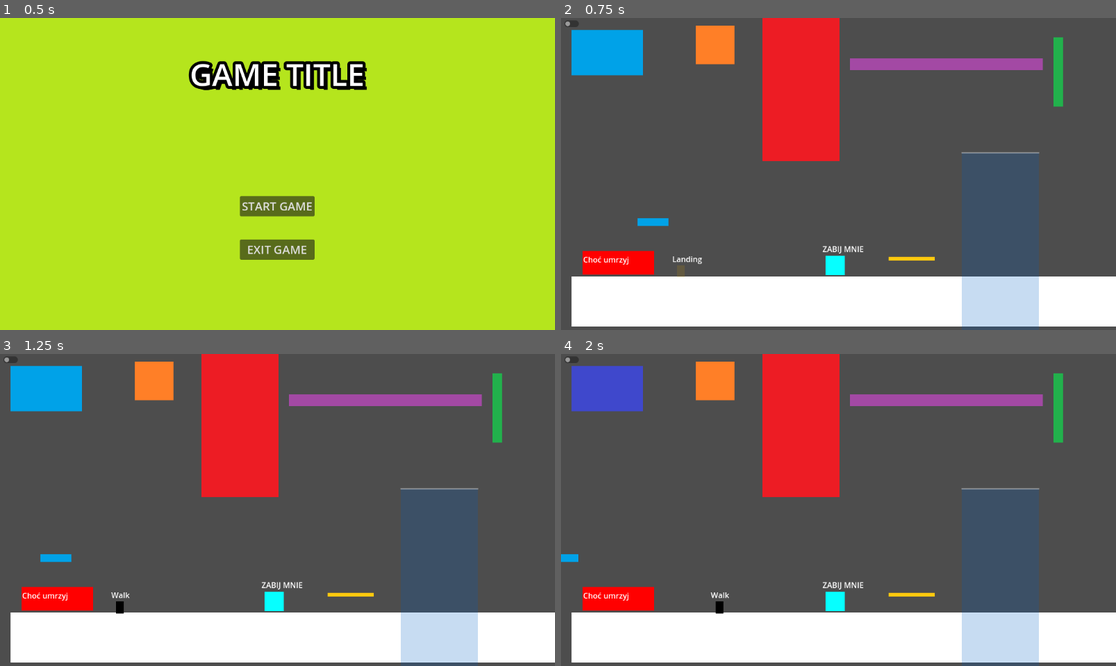
Above: before the commit, frames 1-4 (two rows, left to right).
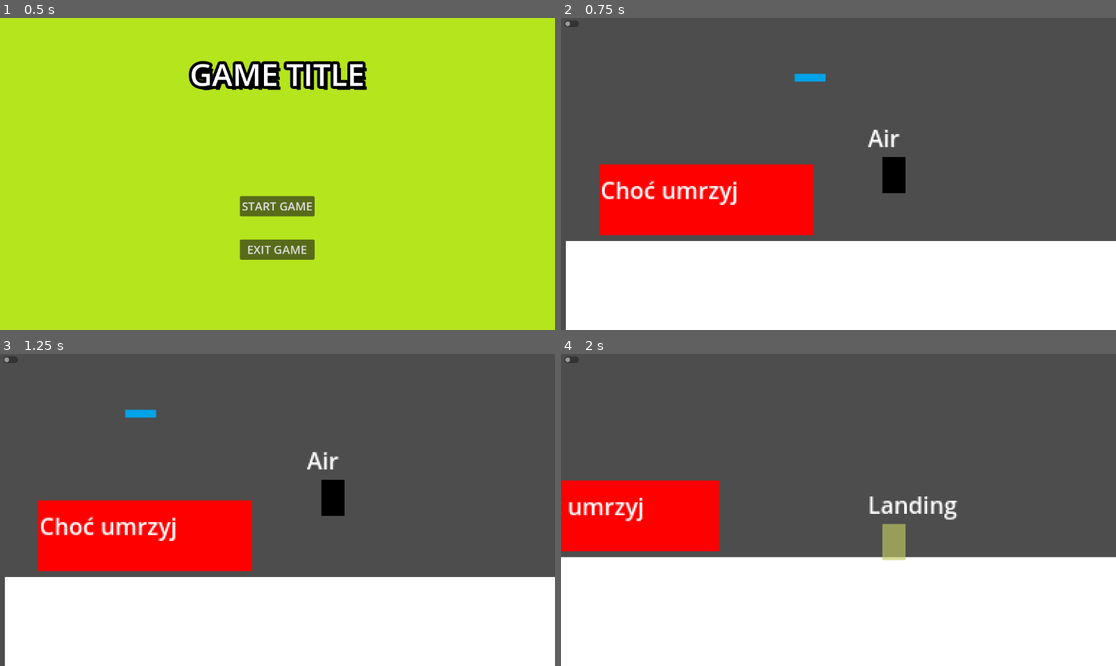
Above: after the commit, the same moments.

Repository: JohnnyArachnid/GameJam2024
Game: Godot game, scene res://nodes/main/main.tscn
Two runs of this game, one before a commit and one after it. Both use one fixed random seed, a clock stepped at 60 frames per second and the inputs below.
Inputs (mouse positions are in pixels of both pictures, inside the frame that each line leads up to):
- Up to frame 1 (0.5 s): no input
- Up to frame 2 (0.75 s): click "START GAME" at 0.5 s
- Up to frame 3 (1.25 s): no input
- Up to frame 4 (2 s): move the mouse to (960, 494) at 1.27 s; press the mouse at (960, 494) at 1.28 s; hold D (move_right) from 1.28 s (still down); tap Space (jump) at 1.52 s

Frame 1 is identical in both runs. In frame 2, 39% of the frame differs, in the area x 0-100%, y 0-100%; in frame 3, 39%; in frame 4, 43%.

Commit message:
Working Scale

Diff:
--- a/nodes/game/game.gd
+++ b/nodes/game/game.gd
@@ -28,6 +28,7 @@
 		game_paused = !game_paused
 
 func _ready():
+	self.scale = Vector2(3.0,3.0)
 	transition_button.transition_finished.connect(transition_animation_finished)
 	player.connect("die", player_died)
 
--- a/nodes/game/game.tscn
+++ b/nodes/game/game.tscn
@@ -59,6 +59,9 @@
 collision_layer = 3
 collision_mask = 3
 
+[node name="RemoteTransform2D" type="RemoteTransform2D" parent="player"]
+remote_path = NodePath("../../Camera2D")
+
 [node name="BlackHole" parent="." instance=ExtResource("4_gwnpj")]
 position = Vector2(96, 72)
 
@@ -83,3 +86,8 @@
 
 [node name="one_way_platform" parent="." instance=ExtResource("10_7tncs")]
 position = Vector2(728, 500)
+
+[node name="Camera2D" type="Camera2D" parent="."]
+position = Vector2(249, 512)
+drag_horizontal_enabled = true
+drag_vertical_enabled = true
